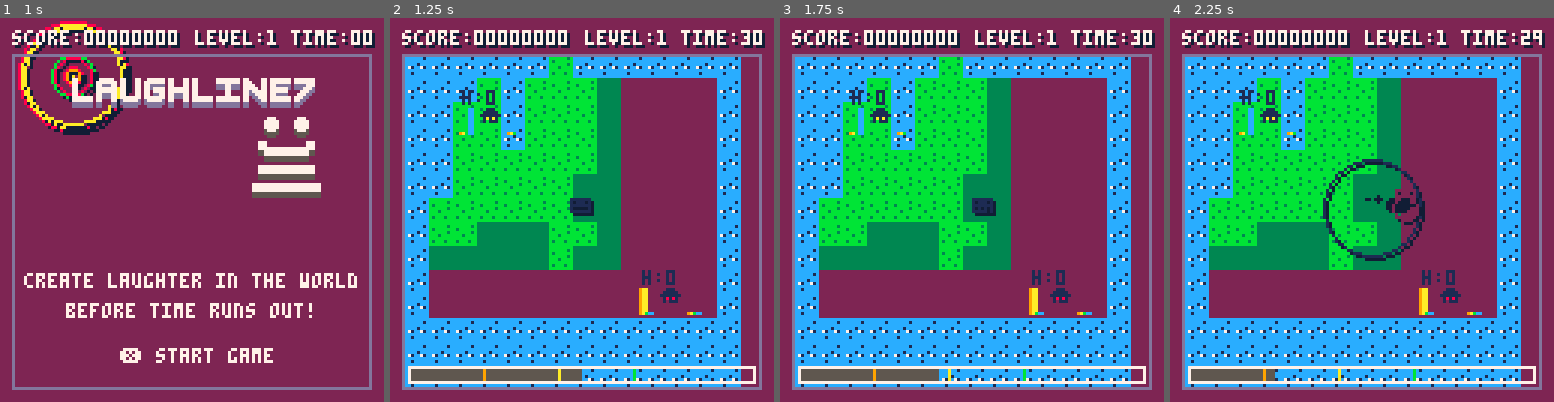
Above: before the commit, frames 1-4 (left to right).
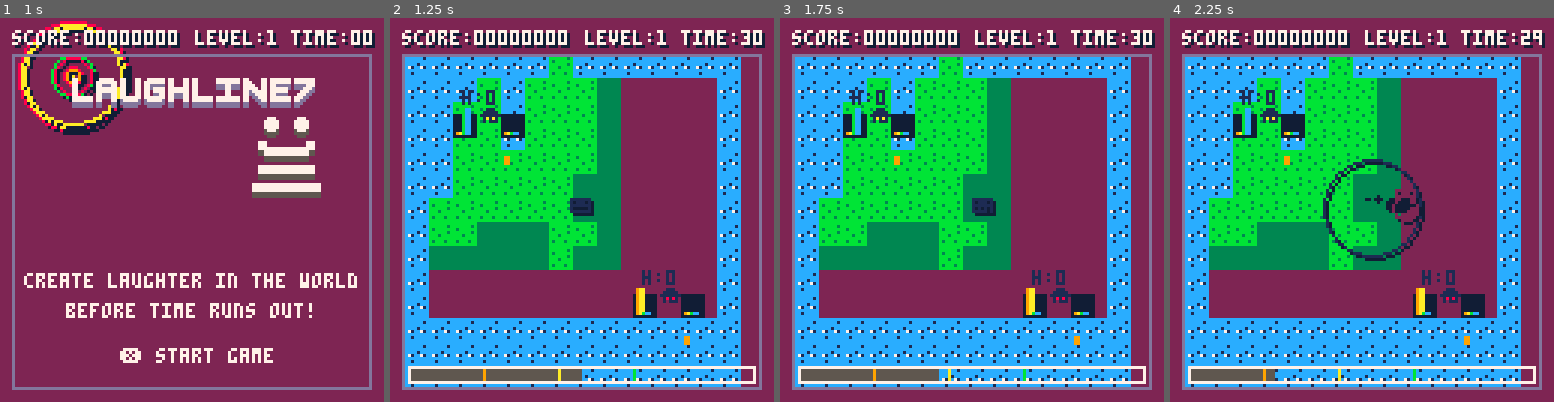
Above: after the commit, the same moments.

Repository: wakass/laughline
Game: PICO-8 cartridge ggj.p8
Two runs of this game, one before a commit and one after it. Both use one fixed random seed, a clock stepped at 60 frames per second and the inputs below.
Inputs:
- Up to frame 1 (1 s): tap X (X key) at 0.33 s; tap O (Z key) at 0.7 s
- Up to frame 2 (1.25 s): tap X (X key) at 1.07 s
- Up to frame 3 (1.75 s): hold Right from 1.6 s (still down); tap O (Z key) at 1.7 s
- Up to frame 4 (2.25 s): tap X (X key) at 1.85 s; release Right at 2.1 s; tap O (Z key) at 2.1 s; hold Up from 2.15 s (still down)

Frame 1 is identical in both runs. In frame 2, 1.6% of the frame differs, in the area x 16-83%, y 23-86%; in frame 3, 1.6%; in frame 4, 1.6%.

Commit message:
Better visibility humor level and sensitivity

Diff:
--- a/entities/city.lua
+++ b/entities/city.lua
@@ -130,26 +130,56 @@
 		print("⌂", x, y, 1)
 
 		print("h:" .. humor_level,x-6,y-6,1)
-		--- Draw humor level
+
+
+		--- Draw humor level viz
 		fullscale = 8 -- fullscale pixels for humor level
 		x_offset = 8
 		y_offset = 8
+		height_max = 8
+		width_bar = 1
+		width_max = n_humor_types*width_bar
+		width_border = 1
+
+		-- offset right, humor level per type
+		-- draw black bg
+		rectfill(x + x_offset - width_border,
+				 y + y_offset + width_border,
+				x + x_offset + width_max  + width_border*2,
+				y + y_offset - height_max + width_border*2,
+			0)
 
 		for i,v in ipairs(humor_level_per_type) do
-			rectfill(x + x_offset + i,
+			rectfill(x + x_offset +width_bar*(i-1),
 					y + y_offset,
-					x + x_offset + 1 + i,
-					y + y_offset- v*8,
+					x + x_offset + width_bar*i,
+					y + y_offset- height_max*v,
+					i+8)
+		end
+		--- Draw overall humor level
+		  rectfill(x + x_offset + width_border,
+					y + y_offset +10,
+					x + x_offset + flr(width_max*humor_level),
+					y + y_offset +10 - width_border*2,
+					9)
+
+		-- offset left, humor sensitivity per type
+		-- draw black bg
+		rectfill(x - x_offset - width_border,
+				 y + y_offset + width_border,
+				x - x_offset + width_max + width_border*2,
+				y + y_offset - height_max + width_border*2,
+			0)
+
+		for i,v in ipairs(humor_sensitivity) do
+			rectfill(x - x_offset +width_bar*(i-1), --lua sucks
+					y + y_offset,
+					x - x_offset + width_bar*i,
+					y + y_offset - height_max*v,
 					i+8)
 		end
 
-		for i,v in ipairs(humor_sensitivity) do
-			rectfill(x - x_offset + i,
-					y + y_offset,
-					x - x_offset + 1 + i,
-					y + y_offset - v*8,
-					i+8)
-		end
+
 
 		-- print(humor_level_per_type,0,0)
 		--print(humor_level,x,y,7)
